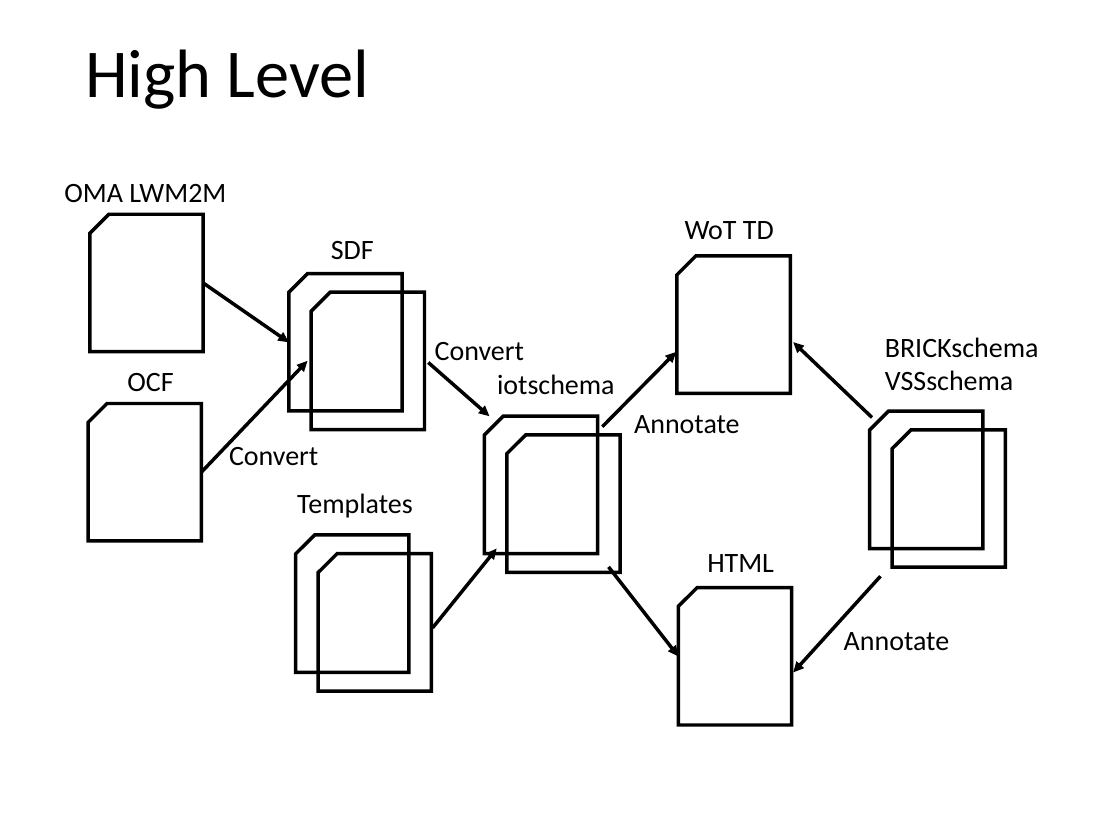
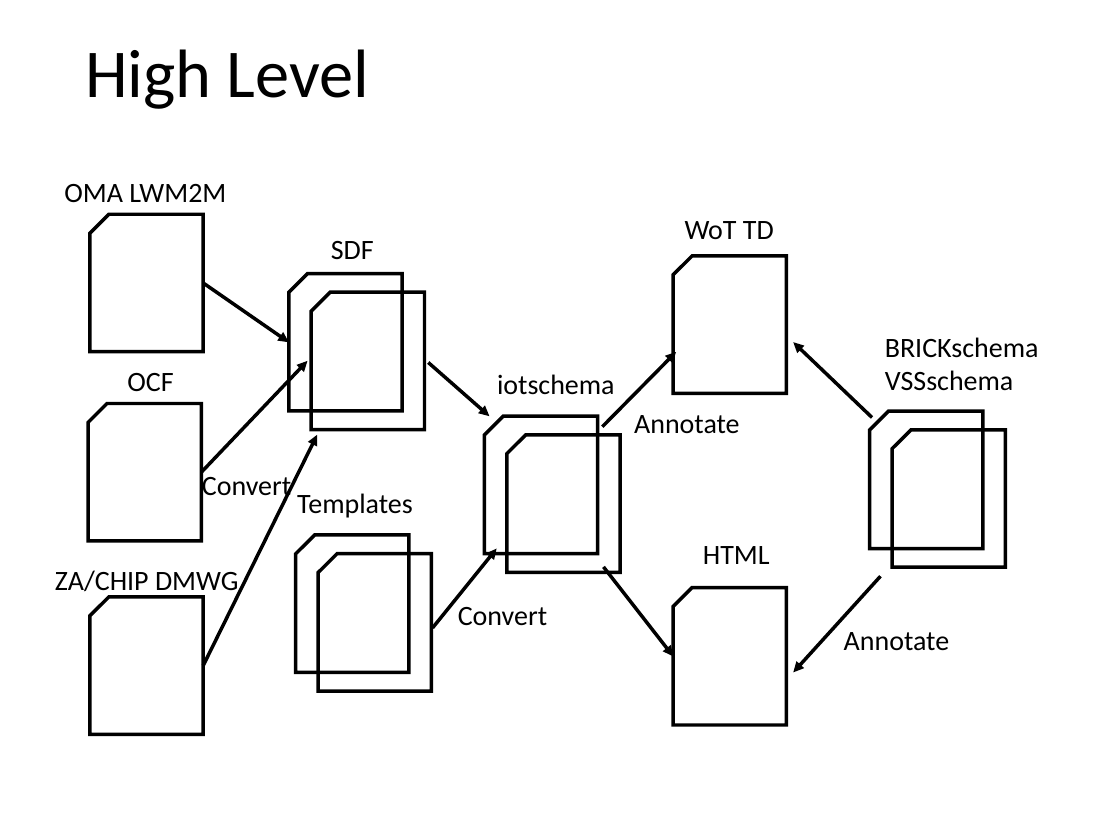
Before and after one commit to iot-schema-collab/teleconferences, a slide deck: slide 9 of iotschema-20200220.pptx. Drawn at 1120x840 pixels with LibreOffice and Linux fonts; fonts in the diff are those of the drawing. Boxes give left, top, right and bottom in pixels: in the first picture for what was removed or moved away, otherwise in the second. Text is boxed around its words. In the diff, an @@ line names an element or a change of style, - is before the commit and + after.

Commit message:
Update the 2020-2-20 slides
sync with changes made during the meeting

```diff
--- a/iotschema-20200220.pptx
+++ b/iotschema-20200220.pptx
@@ arrow added from (203, 665) to (317, 435), #000000 2.25 pt @@
@@ text "Convert" rewrapped from (229,442,318,466) to (202,472,291,502) @@
@@ text "HTML": place and size @@
-text "HTML" at (707,554,774,572)
+text "HTML" at (703,546,770,564)
@@ 2 snip rects, 1 arrow: place and size @@
-2 snip rects, 1 arrow at (608,255,792,726)
+2 snip rects, 1 arrow at (604,255,786,726)
@@ text added at (55,570,238,597), 18 pt, text #000000 @@
+ZA/CHIP DMWG
@@ snip rect added at (90,597,203,735), outline #000000 2.25 pt @@
@@ text "Convert" rewrapped from (435,342,524,367) to (458,607,547,626) @@
```
Also in this commit, not shown: 2 other files.
